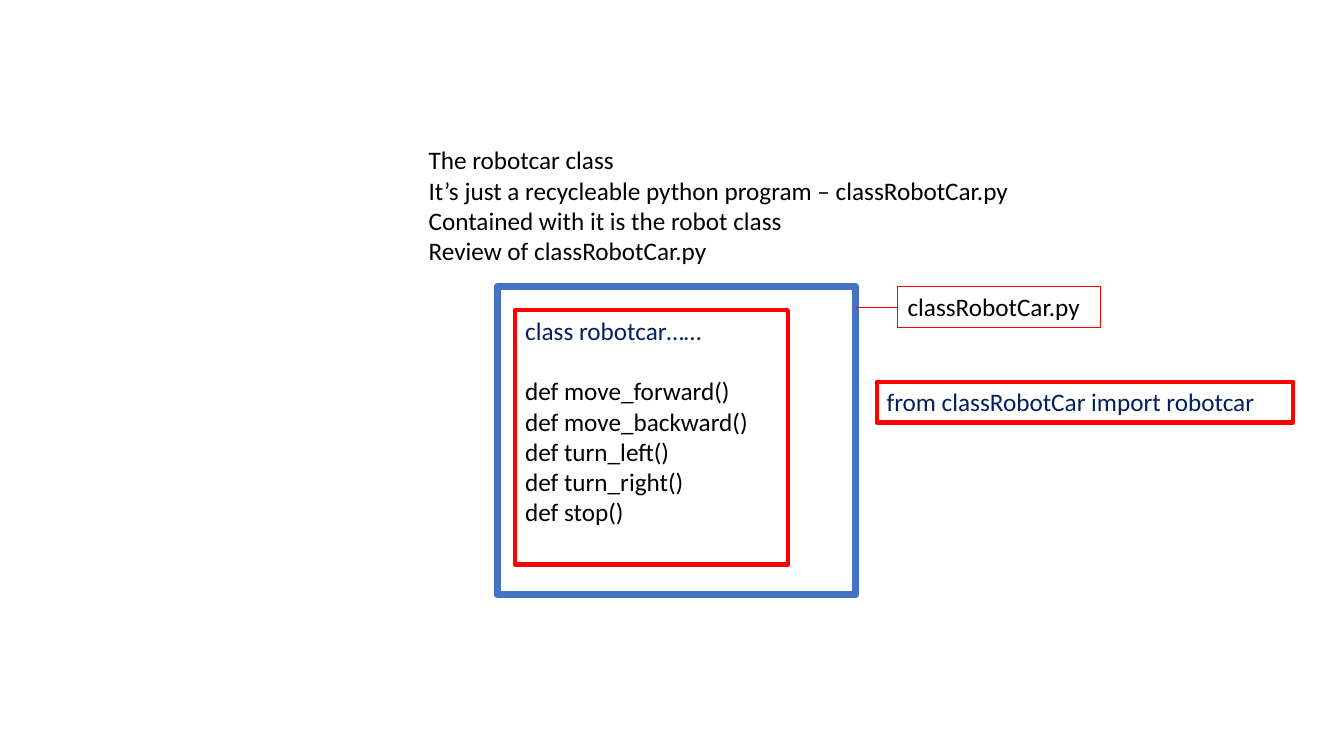
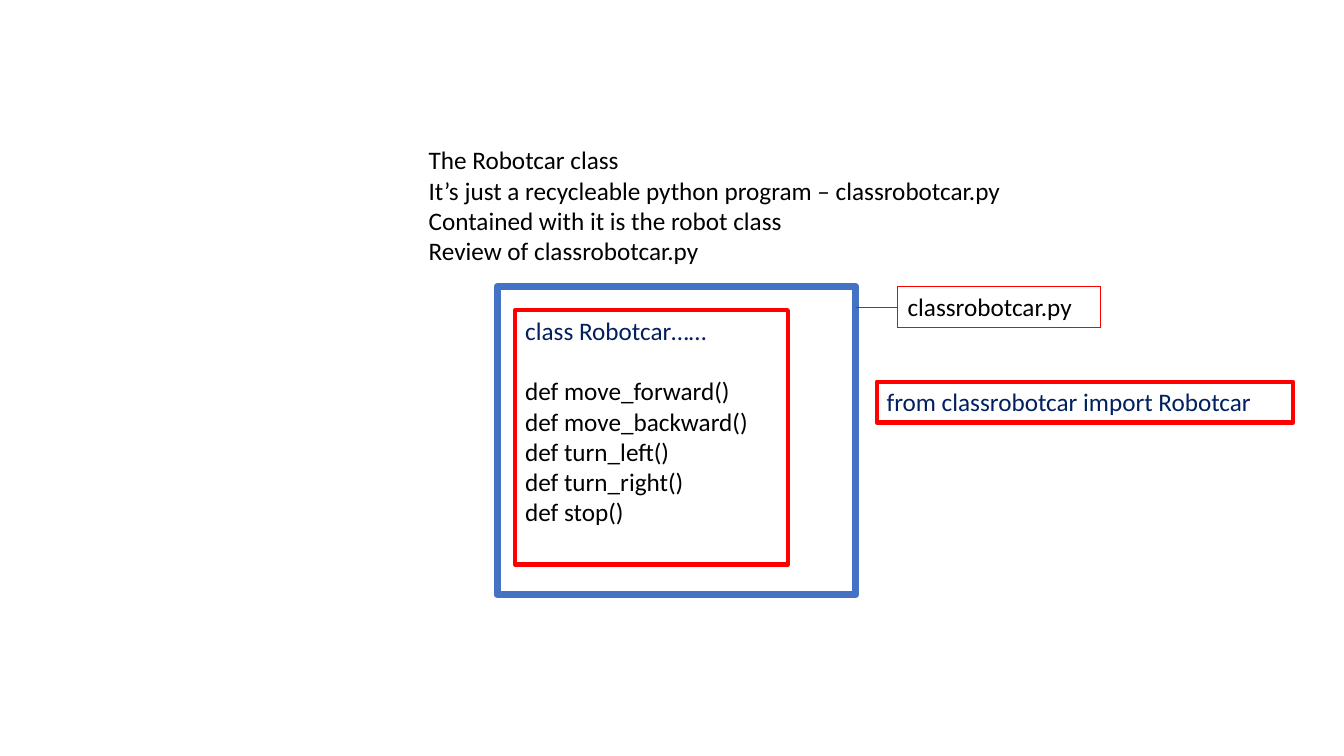
Before and after one commit to ssgoh/The-Pi-Club, a slide deck: slide 3 of Club Meetings 2023/Meeting 07 - July 02 2023/Sharing.pptx. Drawn at 1344x756 pixels with LibreOffice and Linux fonts; fonts in the diff are those of the drawing. Boxes give left, top, right and bottom in pixels: in the first picture for what was removed or moved away, otherwise in the second. Text is boxed around its words. In the diff, an @@ line names an element or a change of style, - is before the commit and + after.

```diff
--- a/Club Meetings 2023/Meeting 07 - July 02 2023/Sharing.pptx
+++ b/Club Meetings 2023/Meeting 07 - July 02 2023/Sharing.pptx
@@ text at (429, 151, 1000, 205): text changed @@
-The robotcar class
-It’s just a recycleable python program – classRobotCar.py
+The Robotcar class
+It’s just a recycleable python program – classrobotcar.py
@@ text at (429, 242, 698, 264): text changed @@
-Review of classRobotCar.py
+Review of classrobotcar.py
@@ text in rectangle at (908, 298, 1072, 320): text changed @@
-classRobotCar.py
+classrobotcar.py
@@ text in rectangle at (525, 322, 706, 341): text changed @@
-class robotcar……
+class Robotcar……
@@ text in rectangle at (887, 393, 1250, 415): text changed @@
-from classRobotCar import robotcar
+from classrobotcar import Robotcar
```
Also in this commit, not shown: 3 other slides changed, 1 slide added, 1 slide removed, 1 other file.
